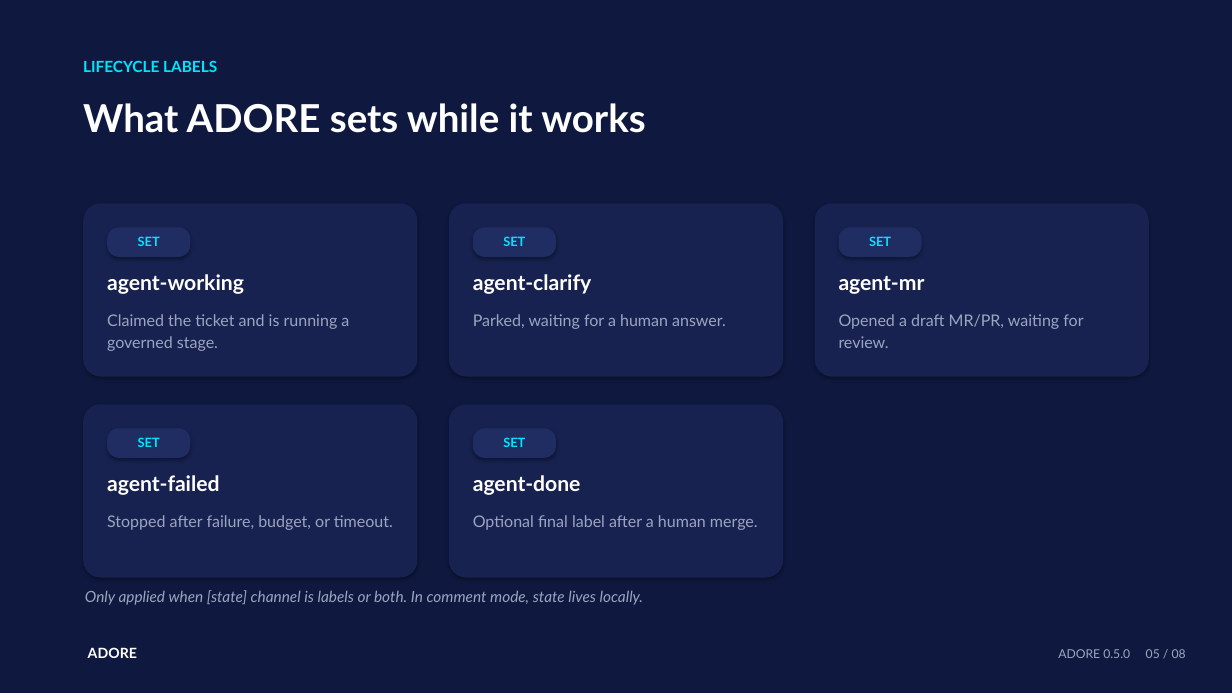
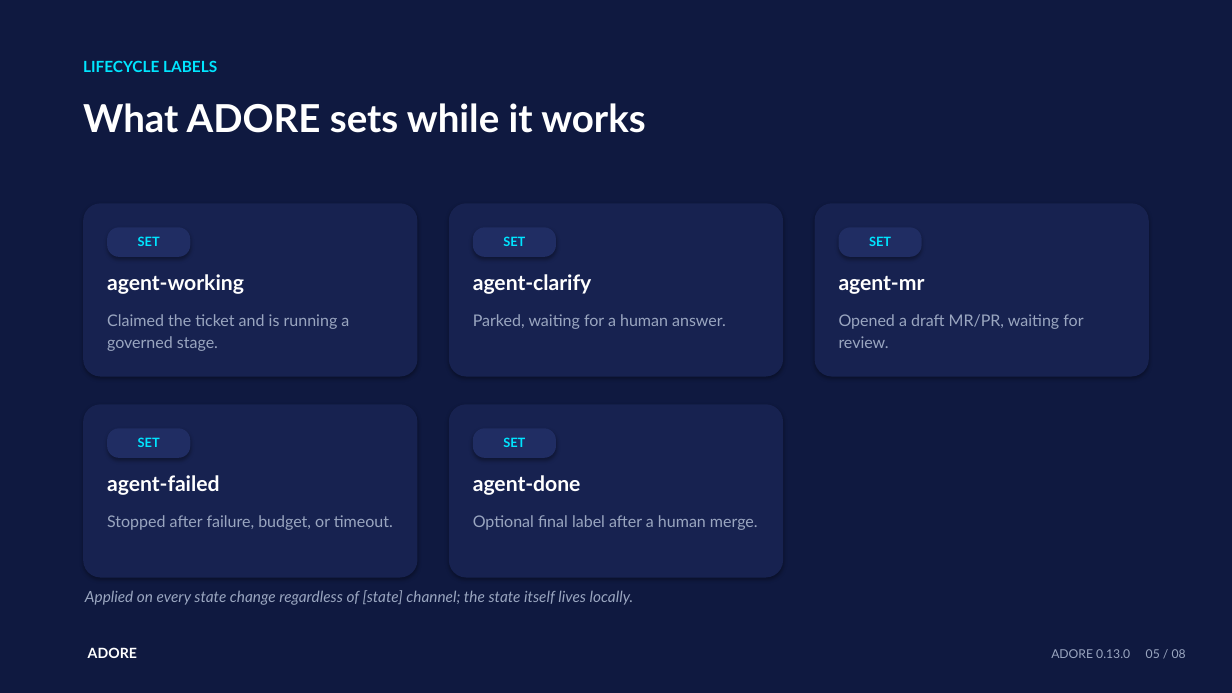
Before and after one commit to DDP-Engineering/AgenticDeliveryOrchestratorRuntimeEngine, a slide deck: slide 5 of 01_Documentation/Operator_Cheat_Sheets/Presentations/ADORE_02_Tickets_Readiness_And_Labels.pptx. Drawn at 1232x693 pixels with LibreOffice and Linux fonts; fonts in the diff are those of the drawing. Boxes give left, top, right and bottom in pixels: in the first picture for what was removed or moved away, otherwise in the second. Text is boxed around its words. In the diff, an @@ line names an element or a change of style, - is before the commit and + after.

```diff
--- a/01_Documentation/Operator_Cheat_Sheets/Presentations/ADORE_02_Tickets_Readiness_And_Labels.pptx
+++ b/01_Documentation/Operator_Cheat_Sheets/Presentations/ADORE_02_Tickets_Readiness_And_Labels.pptx
@@ text at box(85, 590, 633, 605): text changed @@
-Only applied when [state] channel is labels or both. In comment mode, state lives locally.
+Applied on every state change regardless of [state] channel; the state itself lives locally.
@@ text at box(1051, 649, 1186, 658): text changed @@
-ADORE 0.5.0 05 / 08
+ADORE 0.13.0 05 / 08
```
Also in this commit, not shown: 7 other slides changed, 30 other files.
